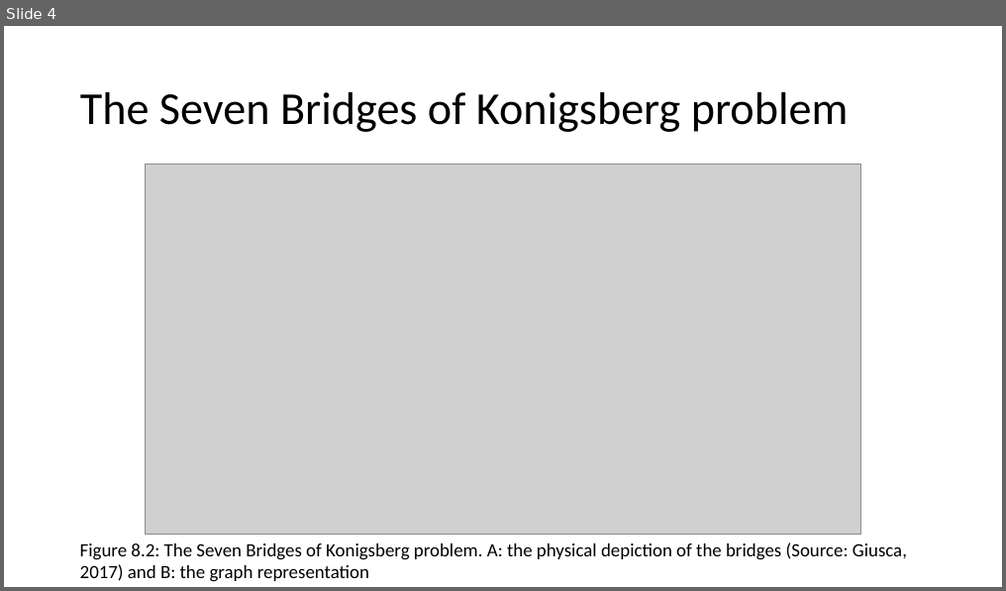
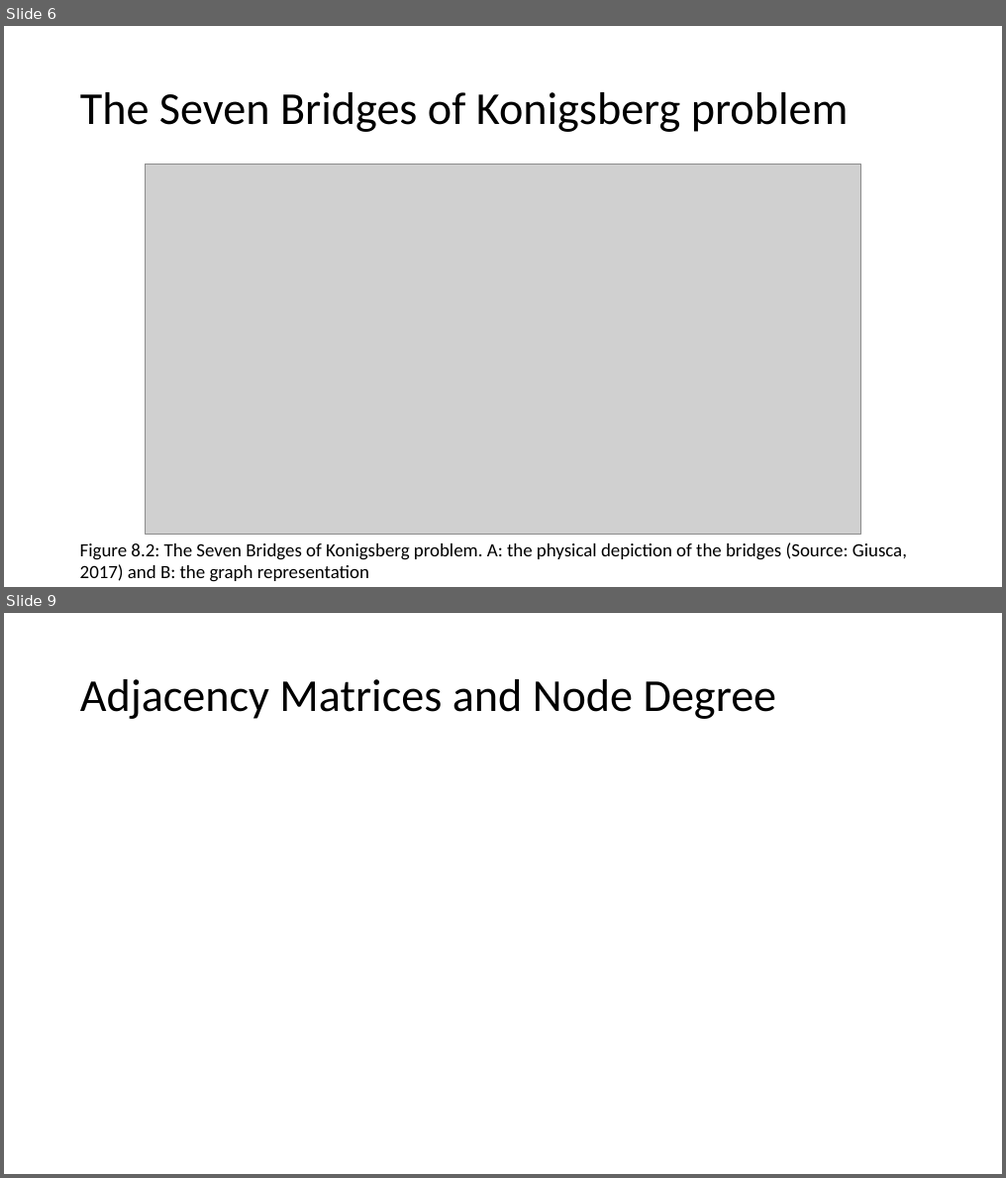
Before and after one commit to abmgis/abmgis, a slide deck: Chapter08-Networks/Chapter8.pptx. Shown one above the other, each under a label of ours: slide 4 before the commit, slides 6 and 9 after it; the slides between them are not shown. The pictures are 1006x591 and 1006x1178 pixels, drawn with LibreOffice and Linux fonts; fonts in the diff are those of the drawing; grey boxes stand for pictures. Boxes give left, top, right and bottom in pixels: in the first picture for what was removed or moved away, otherwise in the second. Text is boxed around its words. In the diff, an @@ line names an element or a change of style, - is before the commit and + after.

```diff
--- a/Chapter08-Networks/Chapter8.pptx
+++ b/Chapter08-Networks/Chapter8.pptx
@@ slide 9 added at <box>4,613,1002,1174</box>, background #FFFFFF @@
@@ title added at <box>80,679,777,719</box>, 44 pt, text #000000 @@
+Adjacency Matrices and Node Degree
@@ what was slide 4 is now slide 6 @@
```
Also in this commit, not shown: 1 slide changed, 8 other slides added, 3 other files.
